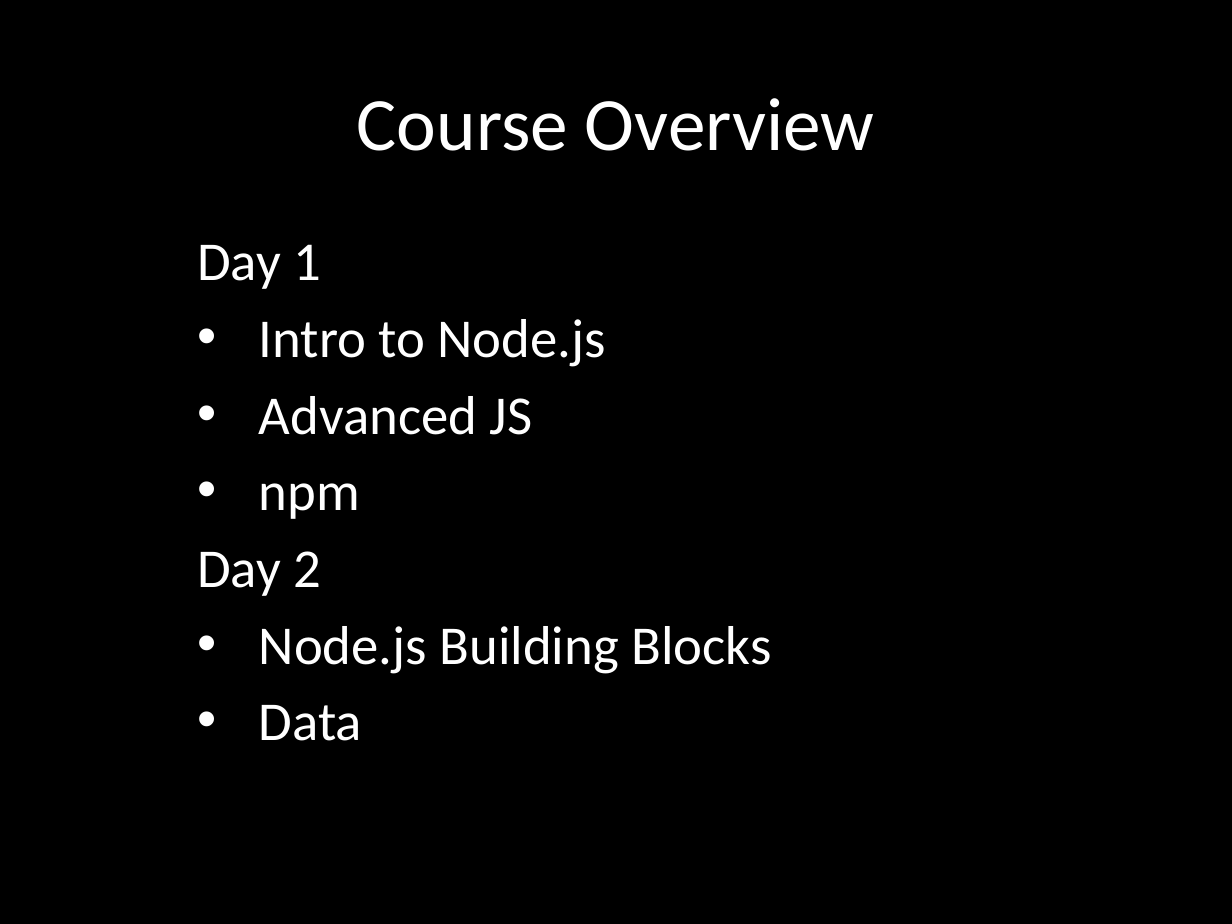
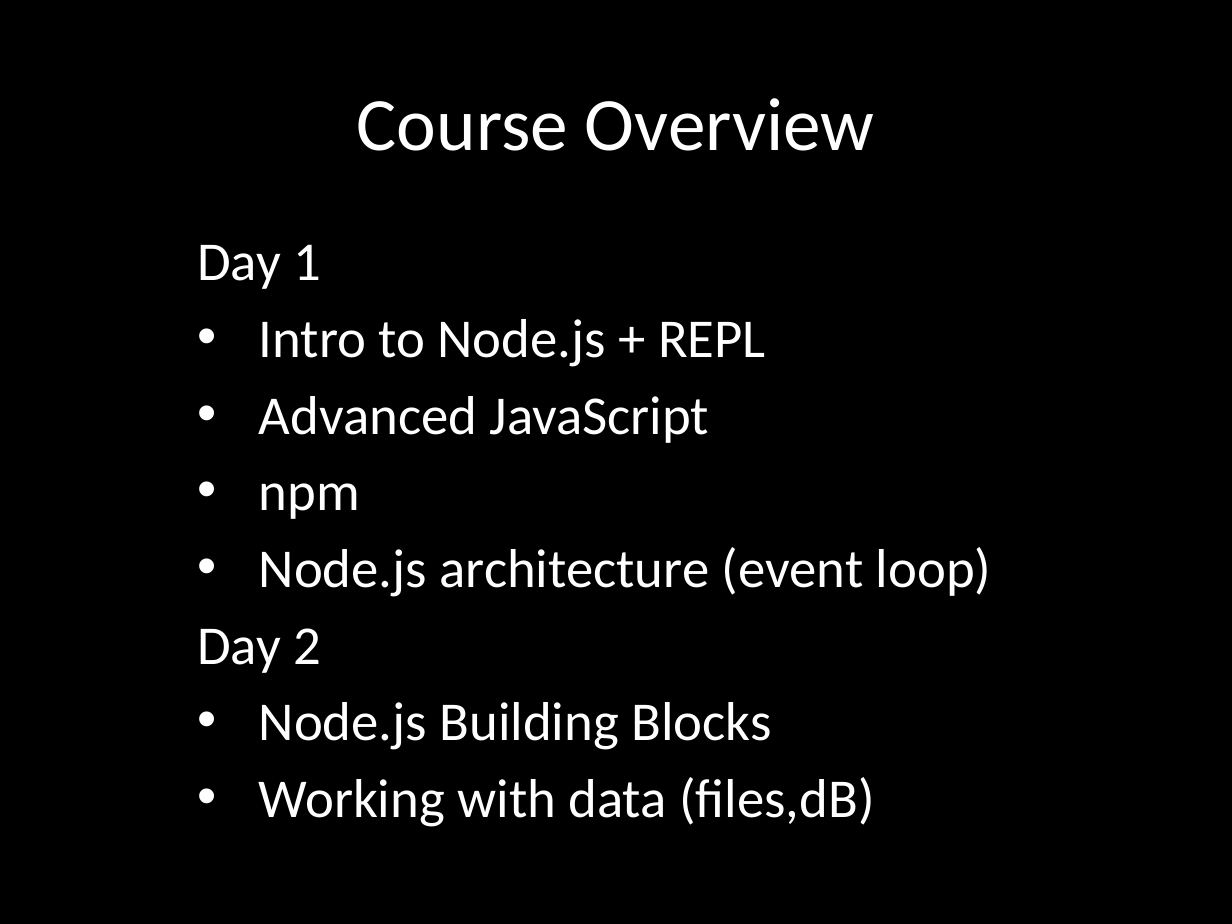
Before and after one commit to eliasjames/training-node, a slide deck: slide 4 of slides/Node Slides Day 1.pptx. Drawn at 1232x924 pixels with LibreOffice and Linux fonts; fonts in the diff are those of the drawing. Boxes give left, top, right and bottom in pixels: in the first picture for what was removed or moved away, otherwise in the second. Text is boxed around its words. In the diff, an @@ line names an element or a change of style, - is before the commit and + after.

Commit message:
Add node architecture to day 1, start day 2

```diff
--- a/slides/Node Slides Day 1.pptx
+++ b/slides/Node Slides Day 1.pptx
@@ subtitle at [259, 319, 766, 443]: text changed @@
-• Intro to Node.js
-• Advanced JS
+• Intro to Node.js + REPL
+• Advanced JavaScript
@@ subtitle at [259, 547, 992, 597]: paragraph added @@
+• Node.js architecture (event loop)
@@ subtitle at [259, 777, 874, 827]: text changed @@
-• Data
+• Working with data (files,dB)
```
Also in this commit, not shown: 4 other slides changed, 10 slides added, 1 other file.
